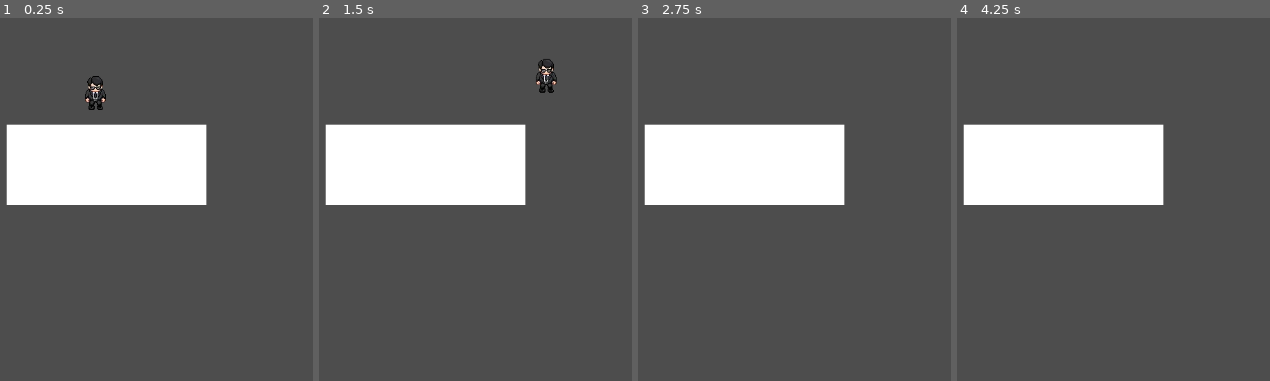
Above: before the commit, frames 1-4 (left to right).
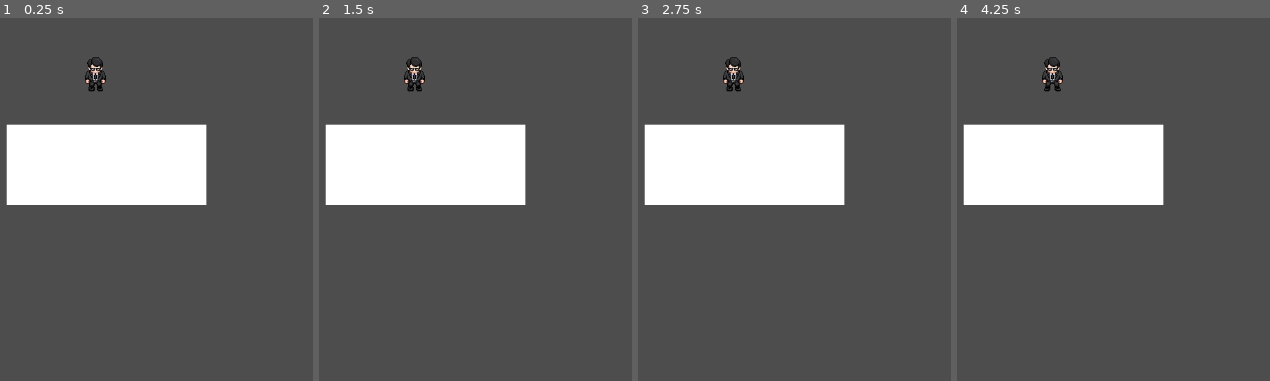
Above: after the commit, the same moments.

Repository: Yaraptor/game.2d.
Game: Godot game, scene res://Game.tscn
Same seed, same stepped clock (60 frames per second), same inputs: the game is played once before the commit and once after it.
Inputs:
- Up to frame 1 (0.25 s): no input
- Up to frame 2 (1.5 s): hold D (right) from 0.53 s (still down); tap Space (jump) at 0.6, 0.77, 1.07, 1.35 s
- Up to frame 3 (2.75 s): tap Space (jump) at 1.52, 1.82, 2.1 s; release D (right) at 2.03 s; hold A (left) from 2.03 s (still down)
- Up to frame 4 (4.25 s): tap Enter at 2.75 s; release A (left) at 2.78 s; hold D (right) from 2.78 s (still down); tap Space (jump) at 2.85, 3.02, 3.32, 3.5, 3.6, 3.77, 4.07 s

The runs differ from the first frame. In frame 1, 0.6% of the frame differs, in the area x 27-34%, y 10-26%; in frame 2, 0.8%, in the area x 27-77%, y 10-21%; in frame 3, 0.4%; in frame 4, 0.4%.
Error after the commit: Parse Error: Used space character for indentation instead of tab as used before in the file. (res://scripts/movement.gd:35)

Commit message:
Added double jump ⏫

Diff:
--- a/scripts/movement.gd
+++ b/scripts/movement.gd
@@ -7,7 +7,7 @@
 const GRAVITY = 800
 const MOVE_SPEED = 200
 const JUMP_FORCE = -400
-var is_on_floor = false
+var jumps = 0
 
 func get_input():
 	var input_direction = Input.get_vector("left", "right", "up", "down")
@@ -24,15 +24,16 @@
 		input_vector.x -= 1
 
 	velocity.y += GRAVITY * delta
+
 	if ray.is_colliding():
-		is_on_floor = true
-	else:
-		is_on_floor = false
+		jumps = 2
 
 	velocity.x = input_vector.x * MOVE_SPEED
 
 
 	if is_on_floor and Input.is_action_just_pressed("jump"):
-		velocity.y = JUMP_FORCE
+		if jump > 0:
+                        velocity.y = JUMP_FORCE
+                        jump -= 1
 	move_and_slide()
 	#if Input.is_action_pressed("left")
